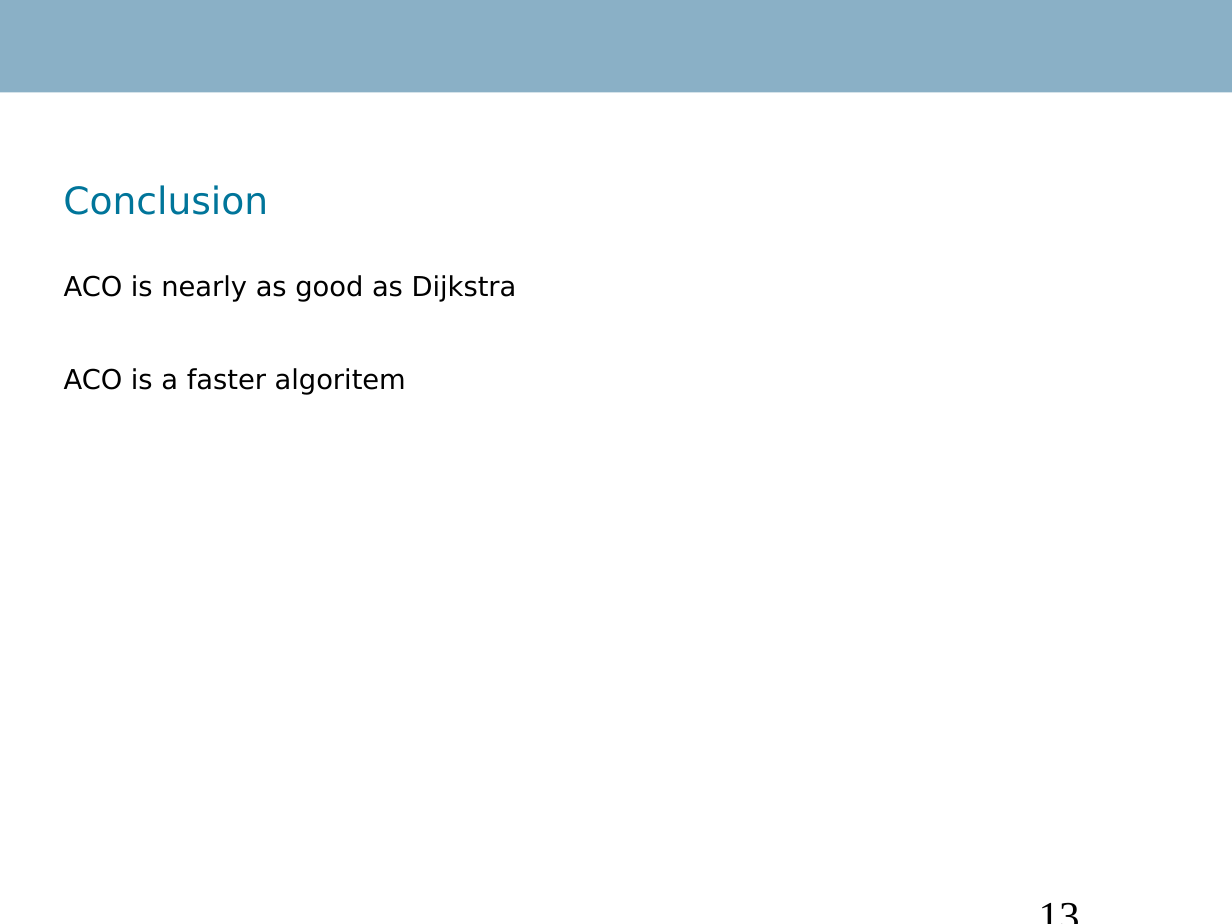
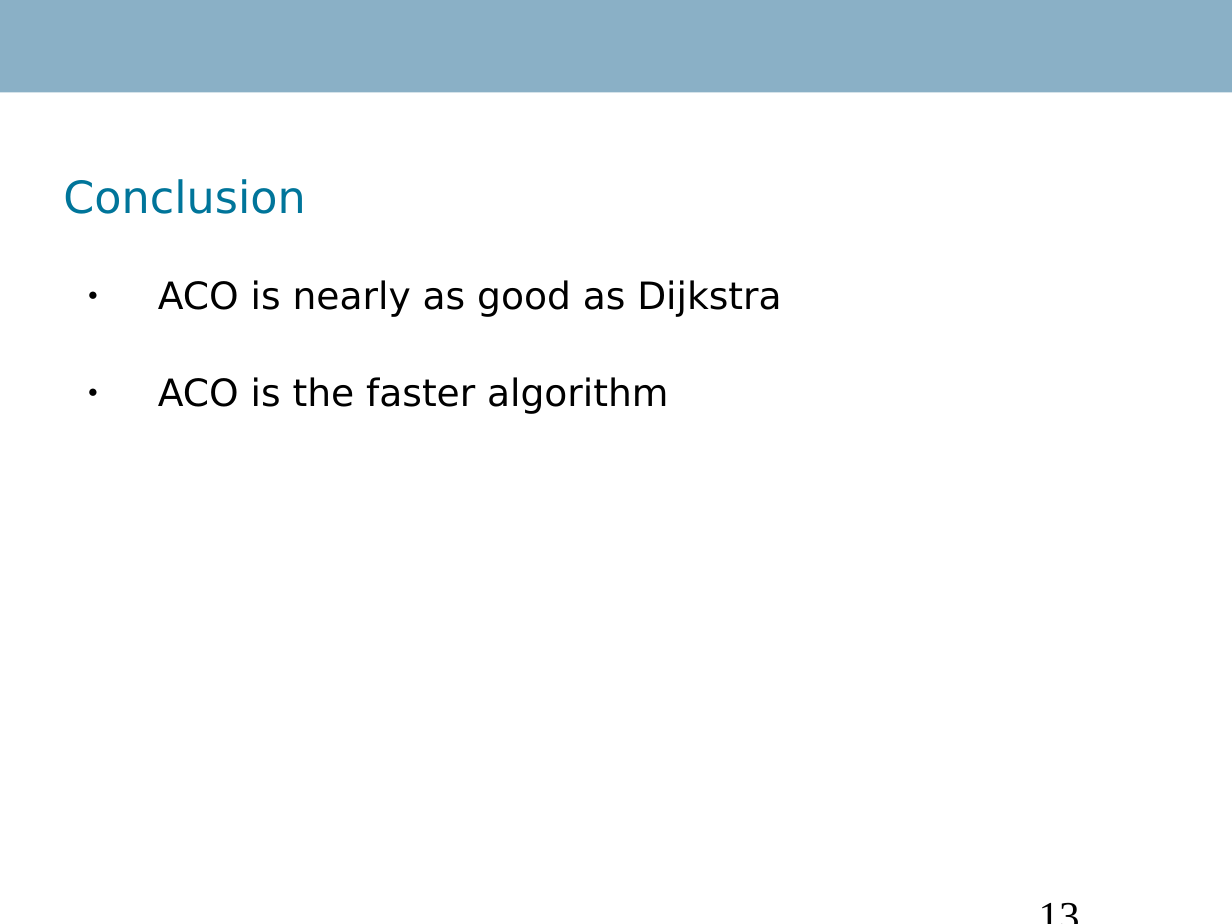
Before and after one commit to Danidude/Master-Thesis, a slide deck: slide 13 of Report/IKT 590 Master Thesis.ppt. Drawn at 1232x924 pixels with LibreOffice and Linux fonts; fonts in the diff are those of the drawing; background and template pictures are left out. Boxes give left, top, right and bottom in pixels: in the first picture for what was removed or moved away, otherwise in the second. Text is boxed around its words. In the diff, an @@ line names an element or a change of style, - is before the commit and + after.

```diff
--- a/Report/IKT 590 Master Thesis.ppt
+++ b/Report/IKT 590 Master Thesis.ppt
@@ title "Conclusion" at <box>63,179,305,214</box>: size 22 to 26 pt @@
@@ text at <box>158,280,781,317</box>: size 16 to 22 pt in "ACO is nearly as good as Dijkstra"; bullet none to ● @@
@@ text at <box>158,377,668,414</box>: text changed; size 16 to 22 pt @@
-ACO is a faster algoritem
+● ACO is the faster algorithm
```
Also in this commit, not shown: 12 other slides changed.
